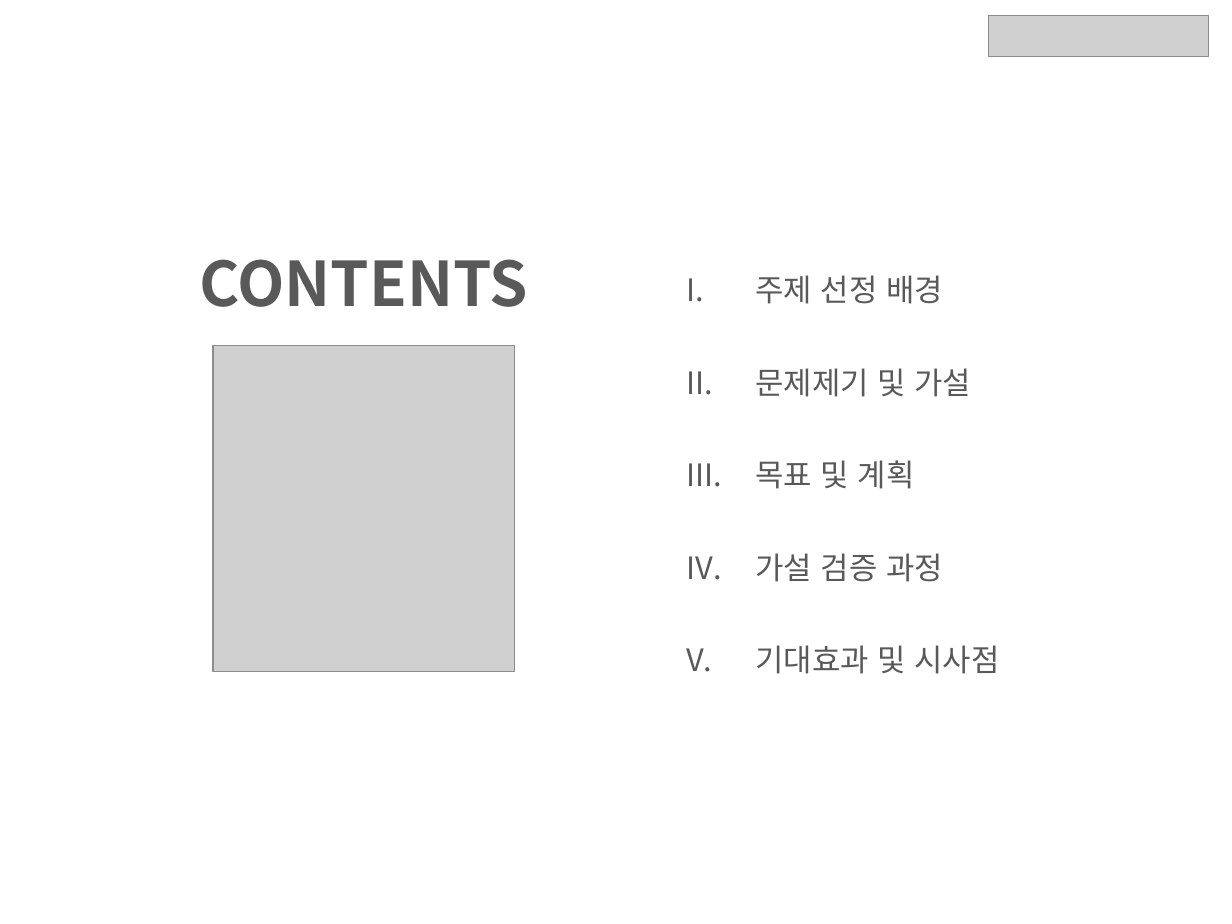
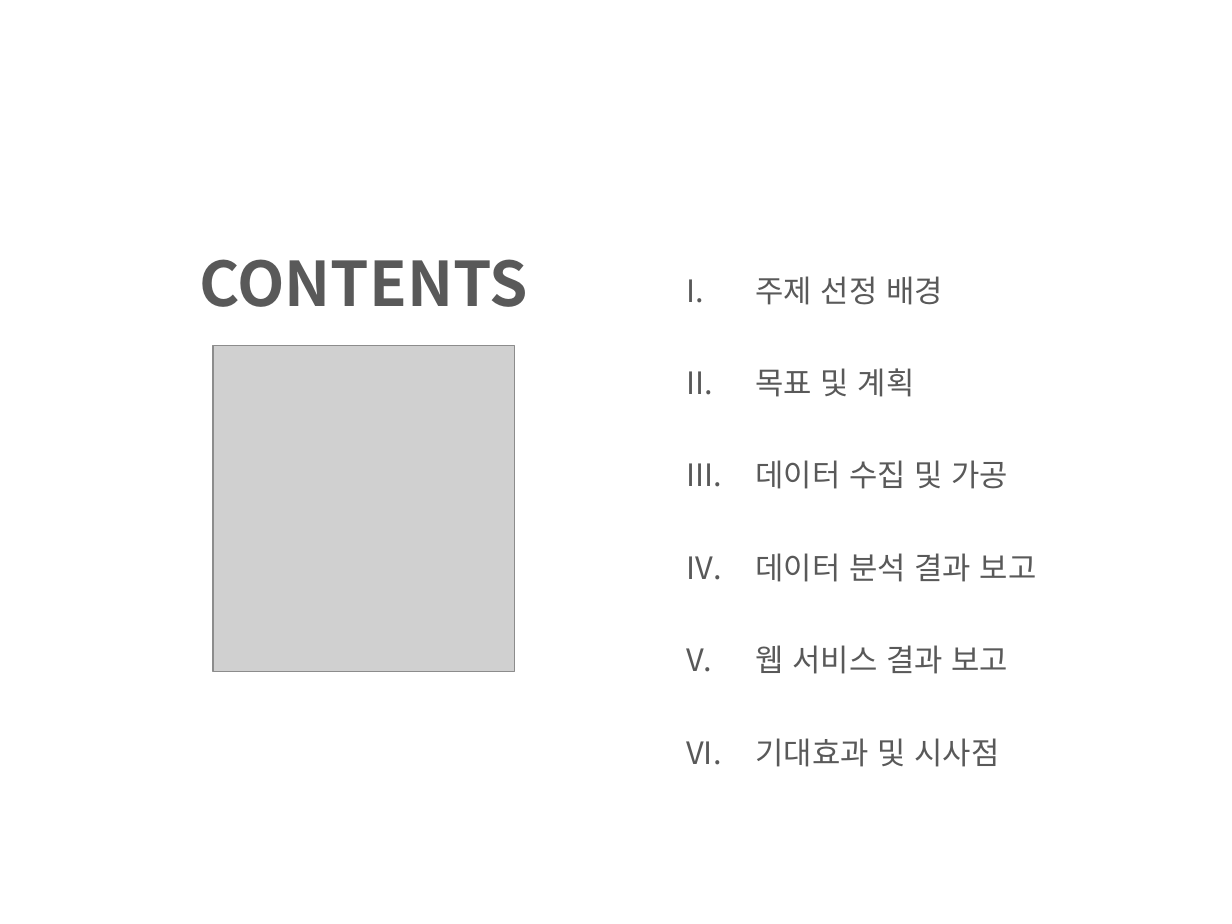
Before and after one commit to chongs02/final_project, a slide deck: slide 2 of DataScience/Documents/결과보고서.pptx. Drawn at 1232x924 pixels with LibreOffice and Linux fonts; fonts in the diff are those of the drawing; grey boxes stand for pictures. Boxes give left, top, right and bottom in pixels: in the first picture for what was removed or moved away, otherwise in the second. Text is boxed around its words. In the diff, an @@ line names an element or a change of style, - is before the commit and + after.

```diff
--- a/DataScience/Documents/결과보고서.pptx
+++ b/DataScience/Documents/결과보고서.pptx
@@ picture removed at (988, 16, 1209, 57) @@
@@ text at (756, 368, 972, 397): paragraph removed @@
-II. 문제제기 및 가설
@@ text at (756, 460, 1037, 674): text changed @@
-IV. 가설 검증 과정
+III. 데이터 수집 및 가공
+IV. 데이터 분석 결과 보고
+V. 웹 서비스 결과 보고
```
Also in this commit, not shown: 1 other slide changed, 10 other files.
